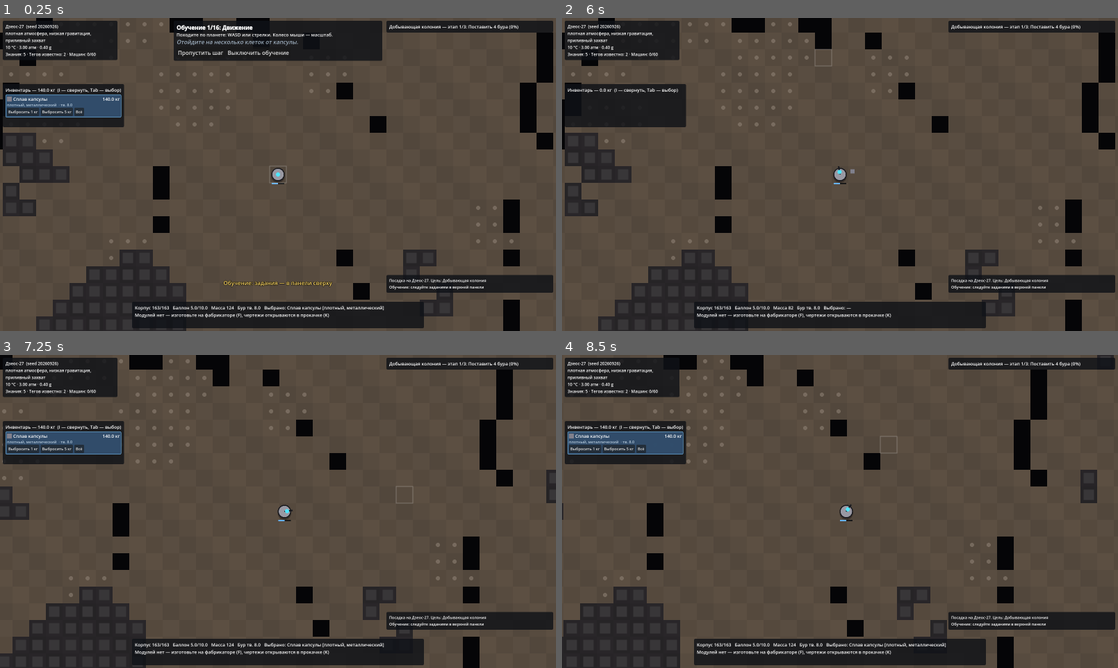
Above: before the commit, frames 1-4 (two rows, left to right).
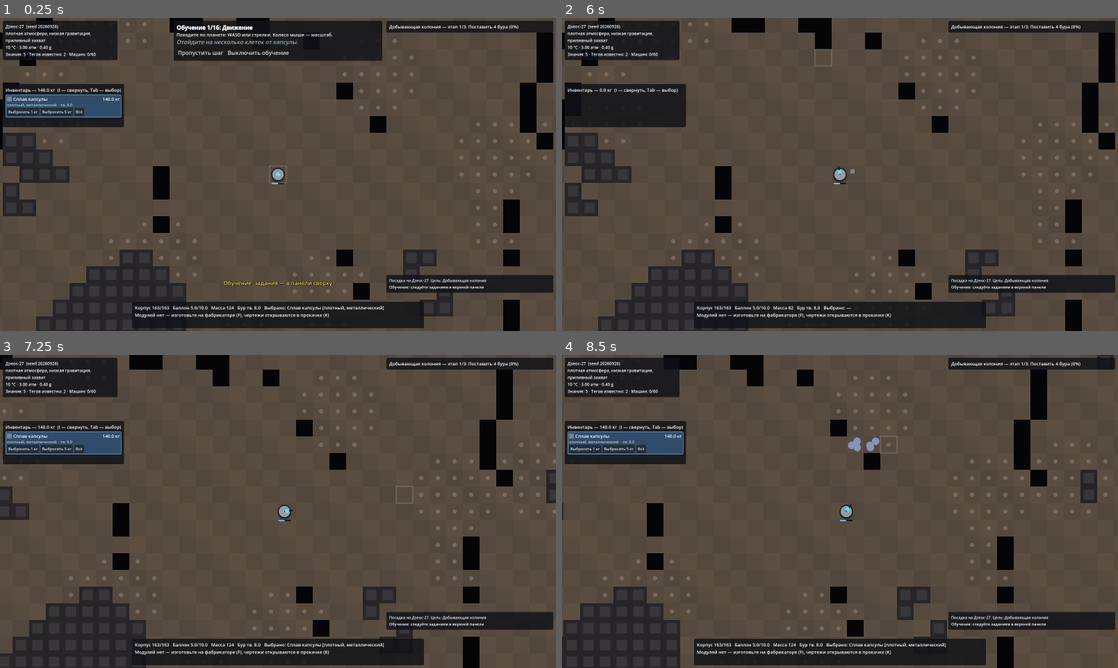
Above: after the commit, the same moments.

Repository: svagtozar/Pheuma
Game: Godot game, scene res://game/main.tscn
The game is run twice, just before and just after one commit, with the same random seed, the same clock (stepped at 60 frames per second) and the same inputs.
Inputs (mouse positions are in pixels of both pictures, inside the frame that each line leads up to):
- Up to frame 1 (0.25 s): no input
- Up to frame 2 (6 s): click "Выбросить 1 кг" at 0.5 s; click "Выбросить 5 кг" at 1.25 s; click "Всё" at 2 s; click "Пропустить шаг" at 2.75 s; click "Пропустить шаг" at 3.5 s; click "Пропустить шаг" at 4.25 s; click "Пропустить шаг" at 5 s; click "Выключить обучение" at 5.75 s
- Up to frame 3 (7.25 s): tap Enter at 6.5 s; move the mouse to (400, 495) at 6.52 s; hold D from 6.53 s (still down); hold Shift from 6.53 s (still down); click (400, 495) at 6.67 s; tap Space at 6.77 s
- Up to frame 4 (8.5 s): release D at 7.25 s; release Shift at 7.25 s; drag from (728, 527) to (812, 574) at 7.27 s; move the mouse to (895, 442) at 8.02 s; hold D from 8.03 s (still down); tap Ctrl at 8.1 s

The runs differ from the first frame. In frame 1, 0.5% of the frame differs, in the area x 1-99%, y 1-88%; in frame 2, 0.7%; in frame 3, 0.8%; in frame 4, 0.9%, in the area x 13-99%, y 1-88%.

Commit message:
Контент: теги «тугоплавкий», «криогенный», «сверхтекучий», «самосборный»; криокамера и резонатор
- обращение: криогенное остужает соседей (летучее застывает), сверхтекучее утекает
  сквозь стенки не из плотного/якорного, самосборное чинит контейнер;
- тугоплавкий материал — +300 °C к пределу деталей, самосборный — самопочинка;
- криокамера (глубокая заморозка, узел «Вечный холод» Хранителя огня) и резонатор
  (источник — кристалл, узел «Созвучие» Шамана); спекатель делает тугоплавкое;
- планировщик и бот понимают любые процессы с источником, не только облучатель;
- холодильный ранец (модуль — в следующем коммите) учтён в обращении с грузом робота;
- тесты.

Co-Authored-By: Claude Opus 5.5 <noreply@anthropic.com>
Claude-Session: https://claude.ai/code/session_01HTmYj27ymvfgn1njUTRNRx

Diff:
--- a/core/balance_bot.gd
+++ b/core/balance_bot.gd
@@ -209,12 +209,13 @@
 		var e: Array = site.cells[i]
 		var fac: int = site.cells[i + 1][1] if st.out == 0 else (site.cells[i + 1][1] + 3) % 4
 		var chk := Callable()
+		var stag: String = Processes.PROCESSES[st.pid].get("source", "") if st.op == "process" else ""
 		if st.has("source"):
 			var src: Substance = st.source
-			# Облучатель лучше строить прямо из радиоактивного материала — тогда источник вечный.
+			# Машину с источником лучше строить прямо из материала-источника — тогда он вечный.
 			if Buildings.check_material(st.kind, src, w.planet.ambient_temp) == "":
 				mine_mass(src, w.build_cost(st.kind) + 1.0)
-				chk = func(s): return s.has("radioactive")
+				chk = func(s): return s.has(stag)
 		var m := build(st.kind, e[0], fac, chk)
 		if m == null and not chk.is_null():
 			m = build(st.kind, e[0], fac)
@@ -222,7 +223,7 @@
 			return null
 		if st.op == "treat":
 			_feeders.append([st.reagent, m])
-		elif st.has("source") and not m.built_from.has("radioactive"):
+		elif st.has("source") and not m.built_from.has(stag):
 			_feeders.append([st.source, m])
 		var gmin: float = Processes.PROCESSES[st.pid].get("gas_min", 0.0) if st.op == "process" else 0.0
 		if gmin > 0.0:
@@ -272,7 +273,7 @@
 
 ## Материал не портит хранилища и не горит в руках робота.
 func safe_to_handle(s: Substance) -> bool:
-	return Handling.safe_to_carry(s, w.planet, w.robot.passive("safe_fire") > 0.0)
+	return Handling.safe_to_carry(s, w.planet, w.robot.passive("safe_fire") > 0.0 or w.robot.has_module("cold_pack"))
 
 ## Кислотный груз разъедает хранилище — нужен стойкий материал стенок.
 func sink_check(cargo: Substance) -> Callable:
@@ -507,7 +508,7 @@
 		_farm.lab = true
 	var pids: Array = []
 	for pid in Processes.PROCESSES:
-		if pid in ["filter", "magnet_sep", "irradiator"]:
+		if pid in ["filter", "magnet_sep", "irradiator", "resonator"]:
 			continue
 		if w.robot.unlocked.has(Planner.kind_of(pid)):
 			pids.append(pid)
--- a/core/component_stats.gd
+++ b/core/component_stats.gd
@@ -14,7 +14,7 @@
 	if sub.has("brittle"): max_p -= 2.0
 	if sub.has("anchoring"): max_p += 2.0
 	s.max_p = max(1.5, max_p * q)
-	s.max_t = 5000.0 if sub.has("thermo_inverted") else sub.melt - 30.0 + 50.0 * quality
+	s.max_t = 5000.0 if sub.has("thermo_inverted") else sub.melt - 30.0 + 50.0 * quality + (300.0 if sub.has("refractory") else 0.0)
 	s.heat_loss = 0.2 if sub.has("insulating") else 1.0
 	s.corrosion_proof = sub.has("insulating") or sub.has("crystalline") or sub.has("anchoring")
 	s.wire_range = 8.0 + (16.0 if sub.has("conductive") else 0.0) + (4.0 if sub.has("metallic") else 0.0)
@@ -29,7 +29,7 @@
 	s.radiation = 0.3 if sub.has("radioactive") else 0.0
 	s.magnetic = sub.has("magnetic")
 	s.storm_proof = sub.has("anchoring") or sub.has("dense")
-	s.self_repair = 0.5 if sub.has("self_replicating") else 0.0
+	s.self_repair = 0.5 if sub.has("self_replicating") else (0.3 if sub.has("self_assembling") else 0.0)
 	s.wear = 0.2 if sub.has("chrono_lagged") else 1.0
 	s.light = sub.has("luminous")
 	s.leaky = sub.has("phasing")
@@ -51,6 +51,8 @@
 	out.append("предельное давление %.1f атм" % s.max_p)
 	out.append("выдерживает до %.0f °C" % s.max_t)
 	if s.heat_loss < 1.0: out.append("хорошо держит тепло")
+	if sub.has("refractory"): out.append("тугоплавкий: +300 °C к пределу")
+	if sub.has("self_assembling"): out.append("сам себя чинит")
 	if s.corrosion_proof: out.append("не разъедается кислотой")
 	if sub.has("anchoring"): out.append("удерживает фазирующее")
 	if s.leaky: out.append("груз просачивается сквозь стенки!")
--- a/core/handling.gd
+++ b/core/handling.gd
@@ -14,6 +14,7 @@
 const CORROSION_PROOF := ["insulating", "crystalline", "anchoring"]
 
 ## Можно ли носить и хранить без вреда: не разъедает хранилища и не горит в руках.
+## safe_fire — навык Хранителя огня или холодильный ранец.
 static func safe_to_carry(s: Substance, planet: Planet, safe_fire: bool = false) -> bool:
 	if s.has("acidic"):
 		return false
@@ -44,6 +45,8 @@
 			res.lost += mass0 * 0.5 * dt
 		elif phase == Substance.Phase.LIQUID and ctx == "ground":
 			res.lost += mass0 * 0.05 * dt
+	if ctx == "carried" and env.get("cold_pack", false):
+		p.temp = min(p.temp, planet.ambient_temp)   # холодильный ранец
 	if ctx == "carried" and p.temp > 200.0:
 		res.robot_damage += 0.5 * dt * (1.0 - env.get("shield", {}).get("heat", 0.0))
 
@@ -111,7 +114,7 @@
 				lit = true
 			if not r.get("always", false) and env.get("hot_nearby", false):
 				lit = true
-			if ctx == "carried" and env.get("safe_fire", false):
+			if ctx == "carried" and (env.get("safe_fire", false) or env.get("cold_pack", false)):
 				lit = false
 			if lit:
 				res.lost += mass0 * rate * dt
@@ -144,6 +147,20 @@
 			res.robot_damage += rate * dt * min(2.0, mass0 / 5.0) * (1.0 - shield.get("radiation", 0.0))
 		"warm":
 			p.temp += rate * dt
+		"chill":
+			var cold: float = planet.ambient_temp - 100.0
+			p.temp = max(cold, p.temp - rate * dt)
+			for n in env.get("neighbors", []):
+				if n != p:
+					n.temp = max(cold, n.temp - rate * dt)
+		"seep":
+			var holds := false
+			if cont != null:
+				holds = cont.has("dense") or cont.has("anchoring")
+			if not holds:
+				res.lost += mass0 * rate * dt
+		"mend":
+			res.container_damage -= rate * dt * min(1.0, mass0 / 5.0)
 		"absorb_water":
 			p.mass += mass0 * rate * dt
 			if rng.chance(rate * 2.0 * dt):
--- a/core/machines/processor.gd
+++ b/core/machines/processor.gd
@@ -131,6 +131,13 @@
 				temp = target
 		"sinter":
 			temp = sub.melt - 30.0
+		"cryo":
+			# Глубокая заморозка: намного холоднее среды и ниже T плавления.
+			var deep: float = min(ctx.ambient - 150.0, sub.melt - 60.0)
+			if sub.has("thermo_inverted"):
+				temp += abs(temp - deep) * 0.5
+			else:
+				temp = deep
 	var phase_out := sub.phase_at(temp)
 	var was_hot := phase_in != Substance.Phase.SOLID and phase_out == Substance.Phase.SOLID
 	var pressure: float = ctx.get("pressure", 0.0) + ctx.get("compress_bonus", 0.0)
--- a/core/planner.gd
+++ b/core/planner.gd
@@ -7,7 +7,7 @@
 ## План: {"mat": исходный материал, "steps": [шаг…], "locked": [закрытые постройки]}
 ## Шаг:  {"op": "process", "pid": id, "kind": постройка, "out": 0|1}
 ##       {"op": "treat", "reagent": Substance, "kind": "treater", "out": 0}
-## Для облучателя в шаге есть "source": радиоактивный материал.
+## У процессов с источником (облучатель, резонатор) в шаге есть "source": материал-источник.
 ##
 ## Побочный эффект: производные вещества создаются в w.db.
 
@@ -37,13 +37,18 @@
 
 static func _search(w, tag: String, mats: Array, allow_locked: bool, max_states: int = MAX_STATES) -> Dictionary:
 	var rgs := reagents(w, mats)
-	var radio: Array = rgs.filter(func(m): return m.has("radioactive"))
+	# Процессы с источником (облучатель, резонатор): источник — местный реагент с нужным тегом.
+	var sources := {}
 	var pids: Array = []
 	for pid in Processes.PROCESSES:
 		if pid in ["filter", "magnet_sep", "treater"]:
 			continue
-		if pid == "irradiator" and radio.is_empty():
-			continue
+		var stag: String = Processes.PROCESSES[pid].get("source", "")
+		if stag != "":
+			var cand: Array = rgs.filter(func(m): return m.has(stag))
+			if cand.is_empty():
+				continue
+			sources[pid] = cand[0]
 		var k := kind_of(pid)
 		if allow_locked or w.robot.unlocked.has(k):
 			pids.append(pid)
@@ -63,7 +68,7 @@
 		if s.steps.size() >= MAX_DEPTH:
 			continue
 		for pid in pids:
-			var ctx := ctx_for(w, pid, Portion.new(radio[0], 5.0) if pid == "irradiator" else null)
+			var ctx := ctx_for(w, pid, Portion.new(sources[pid], 5.0) if sources.has(pid) else null)
 			var res := Processor.run(pid, s.p, ctx)
 			if res.get("wait", false):
 				continue
@@ -74,8 +79,8 @@
 					continue
 				seen[k] = true
 				var st := {"op": "process", "pid": pid, "kind": kind_of(pid), "out": o[1]}
-				if pid == "irradiator":
-					st.source = radio[0]
+				if sources.has(pid):
+					st.source = sources[pid]
 				queue.append({"mat": s.mat, "p": np, "steps": s.steps + [st]})
 		for rg in rgs:
 			if rg == s.p.substance:
--- a/core/world.gd
+++ b/core/world.gd
@@ -196,9 +196,9 @@
 		discover_tag(t)
 	stats.processed += 1
 	match m.kind:
-		"furnace", "compressor", "decompressor", "sinter":
+		"furnace", "compressor", "decompressor", "sinter", "cryochamber":
 			robot.xp.firekeeper += 1.0
-		"treater", "electrolyzer", "irradiator", "distiller":
+		"treater", "electrolyzer", "irradiator", "distiller", "resonator":
 			robot.xp.shaman += 0.5
 		_:
 			robot.xp.crafter += 0.5
@@ -794,7 +794,7 @@
 		var ec: Vector2i = event_cell if event_cell != null else m.cell
 		for p in m.items:
 			var res := Handling.tick(p, m.handling_ctx(), env, dt)
-			m.hp -= res.container_damage * m.stats.wear
+			m.hp = min(m.max_hp(), m.hp - res.container_damage * m.stats.wear)
 			spawn.append_array(res.spawn)
 			if res.signal:
 				m.signal_out = true
@@ -835,7 +835,8 @@
 				_crawl(c)
 	# Груз робота.
 	var renv := {"planet": planet, "db": db, "rng": rng, "container": null, "neighbors": [],
-		"hot_nearby": false, "shield": robot.shield(), "safe_fire": robot.passive("safe_fire") > 0}
+		"hot_nearby": false, "shield": robot.shield(), "safe_fire": robot.passive("safe_fire") > 0,
+		"cold_pack": robot.has_module("cold_pack")}
 	for id in robot.inventory.keys():
 		var p: Portion = robot.inventory[id]
 		var res := Handling.tick(p, "carried", renv, dt)
--- a/data/buildings.gd
+++ b/data/buildings.gd
@@ -37,6 +37,8 @@
 	"electrolyzer": {"n": "Электролизёр", "cat": 2, "cost": 8.0, "hard": 3.0, "any": ["conductive", "metallic"], "cap": 10.0, "gas": 1.0, "process": "electrolyzer", "locked": true},
 	"sinter":     {"n": "Спекатель", "cat": 2, "cost": 8.0, "hard": 4.0, "cap": 10.0, "gas": 1.0, "process": "sinter", "locked": true},
 	"irradiator": {"n": "Облучатель", "cat": 2, "cost": 8.0, "hard": 3.0, "cap": 10.0, "gas": 1.0, "process": "irradiator", "locked": true},
+	"cryochamber": {"n": "Криокамера", "cat": 2, "cost": 10.0, "hard": 3.5, "cap": 10.0, "gas": 2.0, "process": "cryochamber", "locked": true},
+	"resonator":  {"n": "Резонатор", "cat": 2, "cost": 8.0, "hard": 3.0, "cap": 10.0, "gas": 1.0, "process": "resonator", "locked": true},
 	"loom":       {"n": "Ткацкий станок", "cat": 2, "cost": 6.0, "hard": 2.0, "cap": 10.0, "gas": 1.0, "process": "loom", "locked": true},
 	"sensor":     {"n": "Датчик", "cat": 3, "cost": 1.0, "hard": 1.0, "desc": "Смотрит на машину впереди: уровень, тег, давление или температура."},
 	"gate_and":   {"n": "И", "cat": 3, "cost": 1.0, "hard": 1.0, "desc": "Сигнал, если на обоих входах сигнал."},
--- a/data/handling_rules.gd
+++ b/data/handling_rules.gd
@@ -53,6 +53,12 @@
 		"desc": "Контейнер с ним сам выдаёт логический сигнал."},
 	{"tag": "void", "ctx": ["sealed"], "effect": "absorb_gas", "rate": 0.3,
 		"desc": "Поглощает газ — давление в баке падает."},
+	{"tag": "cryogenic", "ctx": ["open", "sealed"], "effect": "chill", "rate": 30.0,
+		"desc": "Остужает соседние порции в контейнере: летучее застывает, горячее остывает."},
+	{"tag": "superfluid", "ctx": ["open", "sealed"], "effect": "seep", "rate": 0.04,
+		"desc": "Утекает сквозь стенки, если они не из плотного или якорного материала."},
+	{"tag": "self_assembling", "ctx": ["open", "sealed"], "effect": "mend", "rate": 2.0,
+		"desc": "Чинит контейнер, в котором лежит."},
 ]
 
 ## Влияние на дальность и точность пушек (множители и разброс в клетках).
--- a/data/interactions.gd
+++ b/data/interactions.gd
@@ -56,6 +56,11 @@
 	{"a": "volcanic", "b": "organic", "add": ["flammable"], "env": true},
 	{"a": "inverted_thermodynamics", "b": "volatile", "add": ["thermo_inverted"], "env": true},
 	{"a": "temporal_drift", "b": "crystalline", "add": ["chrono_lagged"], "env": true},
+	# холод, тугоплавкость, самосборка
+	{"a": "cryogenic", "b": "volatile", "remove": ["volatile"], "add": ["dense"], "heat": -80.0, "consume": 0.5},
+	{"a": "cryogenic", "b": "flammable", "remove": ["flammable"], "heat": -60.0, "consume": 0.4},
+	{"a": "self_assembling", "b": "brittle", "remove": ["brittle"], "consume": 0.3},
+	{"a": "refractory", "b": "porous", "add": ["refractory"], "heat": 50.0, "consume": 0.6},
 ]
 
 static func key(rule: Dictionary) -> String:
--- a/data/material_tags.gd
+++ b/data/material_tags.gd
@@ -40,6 +40,8 @@
 	"toxic":       {"n": "токсичный", "inc": [], "melt": -200, "boil": -700, "dens": 0.0, "hard": -0.5, "w": 0.7, "col": Color(0.55, 0.20, 0.60)},
 	"sticky":      {"n": "липкий", "inc": ["crystalline", "phasing"], "melt": -350, "boil": -700, "dens": 0.0, "hard": -2.0, "w": 0.6, "col": Color(0.55, 0.40, 0.20)},
 	"luminous":    {"n": "светящийся", "inc": [], "melt": 0, "boil": 0, "dens": 0.0, "hard": 0.0, "w": 0.5, "col": Color(1.00, 1.00, 0.70)},
+	"refractory":  {"n": "тугоплавкий", "inc": ["volatile", "organic"], "melt": 900, "boil": 800, "dens": 0.5, "hard": 1.0, "w": 0.4, "col": Color(0.80, 0.45, 0.30)},
+	"cryogenic":   {"n": "криогенный", "inc": ["pyrophoric", "refractory"], "melt": -400, "boil": -600, "dens": 0.0, "hard": -0.5, "w": 0.35, "col": Color(0.70, 0.90, 1.00)},
 	# --- невозможные в реальности ---
 	"antigravitic":     {"n": "антигравитационный", "inc": ["dense"], "melt": 100, "boil": 200, "dens": -6.0, "hard": 0.0, "w": 0.12, "col": Color(0.85, 0.60, 1.00), "exotic": true},
 	"phasing":          {"n": "фазирующий", "inc": ["anchoring", "sticky", "tethered"], "melt": 0, "boil": 0, "dens": -1.0, "hard": -1.0, "w": 0.12, "col": Color(0.60, 0.95, 0.95), "exotic": true},
@@ -53,6 +55,8 @@
 	"chrono_lagged":    {"n": "запаздывающий во времени", "inc": [], "melt": 0, "boil": 0, "dens": 0.5, "hard": 0.5, "w": 0.1, "col": Color(0.55, 0.50, 0.40), "exotic": true},
 	"echoing":          {"n": "отзвучный", "inc": ["void"], "melt": 0, "boil": 0, "dens": 0.0, "hard": 0.0, "w": 0.1, "col": Color(0.70, 0.85, 0.70), "exotic": true},
 	"tethered":         {"n": "привязанный", "inc": ["phasing"], "melt": 0, "boil": 0, "dens": 0.0, "hard": 0.0, "w": 0.1, "col": Color(0.95, 0.70, 0.40), "exotic": true},
+	"superfluid":       {"n": "сверхтекучий", "inc": ["sticky", "dense"], "melt": -300, "boil": -200, "dens": -0.5, "hard": -1.5, "w": 0.08, "col": Color(0.55, 0.85, 1.00), "exotic": true},
+	"self_assembling":  {"n": "самосборный", "inc": ["brittle"], "melt": 100, "boil": 200, "dens": 0.0, "hard": 0.5, "w": 0.08, "col": Color(0.90, 0.75, 0.95), "exotic": true},
 }
 
 static func all() -> Array:
--- a/data/processes.gd
+++ b/data/processes.gd
@@ -79,11 +79,24 @@
 		"dur": 4.0, "outs": 1, "temp": "sinter", "rules": [
 			{"all": ["porous"], "add": ["dense", "crystalline"]},
 			{"all": ["metallic"], "add": ["magnetic"]},
+			{"all": ["dense", "crystalline"], "add": ["refractory"]},
 		]},
 	"irradiator": {"n": "Облучатель", "desc": "Нужен радиоактивный источник (материал постройки или реагент слева).",
 		"dur": 3.0, "outs": 1, "source": "radioactive", "rules": [
 			{"add": ["luminous"], "remove": ["toxic"]},
 			{"all": ["magnetic"], "remove": ["magnetic"], "add": ["antigravitic"]},
+		]},
+	"cryochamber": {"n": "Криокамера", "desc": "Глубокая заморозка под давлением: летучее становится криогенным, криогенное летучее — сверхтекучим.",
+		"dur": 4.0, "gas_min": 1.5, "gas_use": 0.5, "outs": 1, "temp": "cryo", "rules": [
+			{"all": ["volatile"], "add": ["cryogenic"]},
+			{"all": ["cryogenic", "volatile"], "add": ["superfluid"]},
+			{"all": ["hygroscopic"], "remove": ["hygroscopic"], "add": ["brittle"]},
+		]},
+	"resonator": {"n": "Резонатор", "desc": "Нужен кристаллический камертон (материал постройки или реагент слева). Пористый кристалл собирается сам в себя.",
+		"dur": 3.0, "outs": 1, "source": "crystalline", "rules": [
+			{"all": ["crystalline", "porous"], "remove": ["porous"], "add": ["self_assembling"]},
+			{"all": ["brittle"], "add": ["porous"]},
+			{"all": ["metallic"], "add": ["conductive"]},
 		]},
 	"loom": {"n": "Ткацкий станок", "desc": "Из волокнистого делает упругое изолирующее полотно.",
 		"dur": 3.0, "outs": 1, "rules": [
--- a/data/skill_tree.gd
+++ b/data/skill_tree.gd
@@ -50,6 +50,8 @@
 		"desc": "Горючее в руках не вспыхивает. Чертёж: криораспылитель. Постройка: декомпрессор."},
 	{"id": "f4", "cls": "firekeeper", "n": "Высокое давление", "cost": 3, "xp": 80, "passive": {"tank_cap": 0.5, "compress_bonus": 2.0},
 		"desc": "Бортовой баллон +50%, компрессоры давят сильнее."},
+	{"id": "f5", "cls": "firekeeper", "n": "Вечный холод", "cost": 3, "xp": 110, "unlock": ["cryochamber"],
+		"desc": "Постройка: криокамера — криогенное и сверхтекучее."},
 	{"id": "s1", "cls": "shaman", "n": "Анализатор", "cost": 1, "xp": 0, "blueprint": "analyzer", "unlock": ["distiller"],
 		"desc": "Чертёж: анализатор. Постройка: дистиллятор."},
 	{"id": "s2", "cls": "shaman", "n": "Чутьё веществ", "cost": 2, "xp": 15, "unlock": ["electrolyzer"], "passive": {"auto_analyze": 1},
@@ -58,6 +60,8 @@
 		"desc": "Чертёж: предсказатель реакций. Постройка: облучатель."},
 	{"id": "s4", "cls": "shaman", "n": "Знание невозможного", "cost": 3, "xp": 80, "passive": {"exotic_insight": 1},
 		"desc": "Невозможные теги дают вдвое больше знаний."},
+	{"id": "s5", "cls": "shaman", "n": "Созвучие", "cost": 3, "xp": 110, "unlock": ["resonator"],
+		"desc": "Постройка: резонатор — кристалл, собирающий сам себя."},
 	{"id": "k1", "cls": "chief", "n": "Порядок", "cost": 1, "xp": 0, "blueprint": "relay", "passive": {"machine_limit": 30},
 		"desc": "Лимит машин +30. Чертёж: ретранслятор."},
 	{"id": "k2", "cls": "chief", "n": "Носильщики", "cost": 2, "xp": 15, "blueprint": "drone",
--- a/game/world_view.gd
+++ b/game/world_view.gd
@@ -153,7 +153,7 @@
 	"pump": "Насос", "pipe": "", "valve": "Клап", "cannon": "Пушка", "crusher": "Дроб", "furnace": "Печь",
 	"condenser": "Хол", "treater": "Обр", "compressor": "Компр", "decompressor": "Деко", "distiller": "Дист",
 	"centrifuge": "Центр", "magnet_sep": "Магн", "filter": "Фильтр", "electrolyzer": "Элек", "sinter": "Спек",
-	"irradiator": "Облуч", "loom": "Ткач", "sensor": "Дат", "gate_and": "И", "gate_or": "ИЛИ", "gate_not": "НЕ",
+	"irradiator": "Облуч", "loom": "Ткач", "cryochamber": "Крио", "resonator": "Резон", "sensor": "Дат", "gate_and": "И", "gate_or": "ИЛИ", "gate_not": "НЕ",
 	"launch_silo": "Шахта", "dome": "Купол", "beacon": "Маяк", "warehouse_section": "Склад",
 	"battery_section": "Батар", "catch_net": "", "macro": "МБ"}
 
--- /dev/null
+++ b/tests/test_content_pack.gd
@@ -0,0 +1,82 @@
+extends GutTest
+## Контент-пак: новые теги, обработка, модули, планеты, события, цели.
+
+var H := TestHelpers
+
+func _env(p: Planet, cont = null, neighbors: Array = []) -> Dictionary:
+	return H.env(p, {"container": cont, "neighbors": neighbors})
+
+# ---------------------------------------------------------------- теги и обработка
+
+func test_cryogenic_chills_neighbours_and_freezes_volatile():
+	var p := H.planet([], 15.0)
+	var cold := Portion.new(H.sub(p, ["cryogenic", "dense"]), 5.0, 15.0)
+	var gas := Portion.new(H.sub(p, ["volatile"]), 2.0, 15.0)
+	var env := _env(p, null, [cold, gas])
+	for i in 20:
+		Handling.tick(cold, "sealed", env, 0.25)
+	assert_lt(gas.temp, -50.0, "соседняя порция остыла")
+	assert_eq(gas.phase(), Substance.Phase.SOLID, "летучее застыло")
+
+func test_superfluid_seeps_unless_dense_walls():
+	var p := H.planet()
+	var s := H.sub(p, ["superfluid", "metallic"])
+	var a := Portion.new(s, 10.0, 15.0)
+	var b := Portion.new(s, 10.0, 15.0)
+	var plain := H.sub(p, ["metallic"])
+	var dense := H.sub(p, ["dense", "metallic"])
+	for i in 40:
+		Handling.tick(a, "sealed", _env(p, plain), 0.25)
+		Handling.tick(b, "sealed", _env(p, dense), 0.25)
+	assert_lt(a.mass, 7.0, "утекает сквозь обычные стенки")
+	assert_almost_eq(b.mass, 10.0, 0.01, "плотные стенки держат")
+
+func test_self_assembling_mends_container():
+	var w := H.world()
+	var box := w.place("container", Vector2i(10, 10), 0, w.starter, true)
+	box.hp = box.max_hp() * 0.5
+	box.store(Portion.new(w.db.add(Substance.new("sa", "Самосбор", ["self_assembling", "metallic"])), 6.0))
+	H.run(w, 20.0)
+	assert_gt(box.hp, box.max_hp() * 0.6, "контейнер чинится")
+	assert_lte(box.hp, box.max_hp())
+
+func test_refractory_raises_heat_limit():
+	var plain := Substance.new("a", "A", ["metallic"])
+	var refr := Substance.new("b", "B", ["metallic", "refractory"])
+	var d: float = ComponentStats.compute("furnace", refr).max_t - ComponentStats.compute("furnace", plain).max_t
+	assert_gt(d, 1000.0, "тугоплавкий держит жар много выше")
+
+func test_cryochamber_chain_to_superfluid():
+	var p := H.planet([], 15.0)
+	var ctx := {"db": p.db, "pressure": 3.0, "compress_bonus": 0.0, "target_t": 900.0, "ambient": 15.0, "reagent": null, "filter_tag": ""}
+	var first := Processor.run("cryochamber", Portion.new(H.sub(p, ["volatile", "organic"]), 2.0), ctx)
+	var q: Portion = first.outs[0][0]
+	assert_true(q.has("cryogenic"))
+	var second := Processor.run("cryochamber", q, ctx)
+	assert_true(second.outs[0][0].has("superfluid"), "второй проход — сверхтекучее")
+
+func test_resonator_makes_self_assembling_with_crystal_source():
+	var w := H.world()
+	var crystal := w.db.add(Substance.new("cr", "Кварц", ["crystalline"]))
+	var feed := w.db.add(Substance.new("pc", "Пористый кварц", ["crystalline", "porous"]))
+	var r := w.place("resonator", Vector2i(10, 10), 0, crystal, true)
+	var out := w.place("container", Vector2i(11, 10), 0, w.starter, true)
+	r.store(Portion.new(feed, 2.0))
+	H.run(w, 8.0)
+	assert_true(out.items.any(func(p): return p.has("self_assembling")), "резонатор с кристаллом в стенках")
+
+func test_resonator_idles_without_source():
+	var w := H.world()
+	var r := w.place("resonator", Vector2i(10, 10), 0, w.starter, true)
+	w.place("container", Vector2i(11, 10), 0, w.starter, true)
+	r.store(Portion.new(w.db.add(Substance.new("pc", "П", ["crystalline", "porous"])), 2.0))
+	H.run(w, 8.0)
+	assert_false(r.items.is_empty(), "без кристалла не работает")
+
+func test_new_buildings_unlock_via_skill_tree():
+	for k in ["cryochamber", "resonator"]:
+		var found := false
+		for nd in SkillTree.NODES:
+			if k in nd.get("unlock", []):
+				found = true
+		assert_true(found, "«%s» открывается прокачкой" % k)
--- a/tests/test_robot.gd
+++ b/tests/test_robot.gd
@@ -34,7 +34,7 @@
 
 func test_all_classes_have_nodes_and_blueprints_exist():
 	for c in SkillTree.CLASS_ORDER:
-		assert_between(SkillTree.nodes_of(c).size(), 3, 4)
+		assert_between(SkillTree.nodes_of(c).size(), 3, 5)
 	for n in SkillTree.NODES:
 		if n.has("blueprint"):
 			assert_true(Modules.MODULES.has(n.blueprint), n.blueprint)
